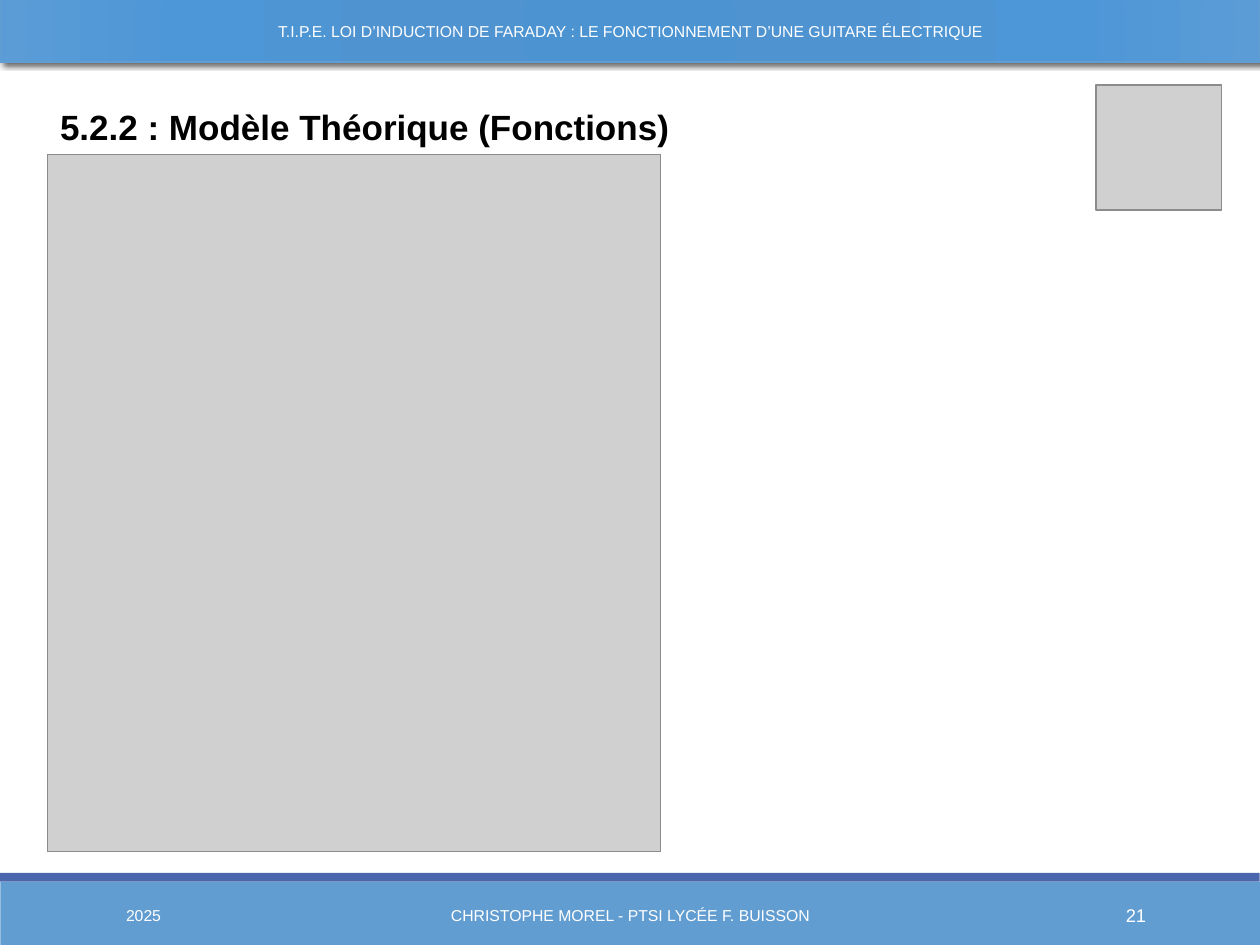
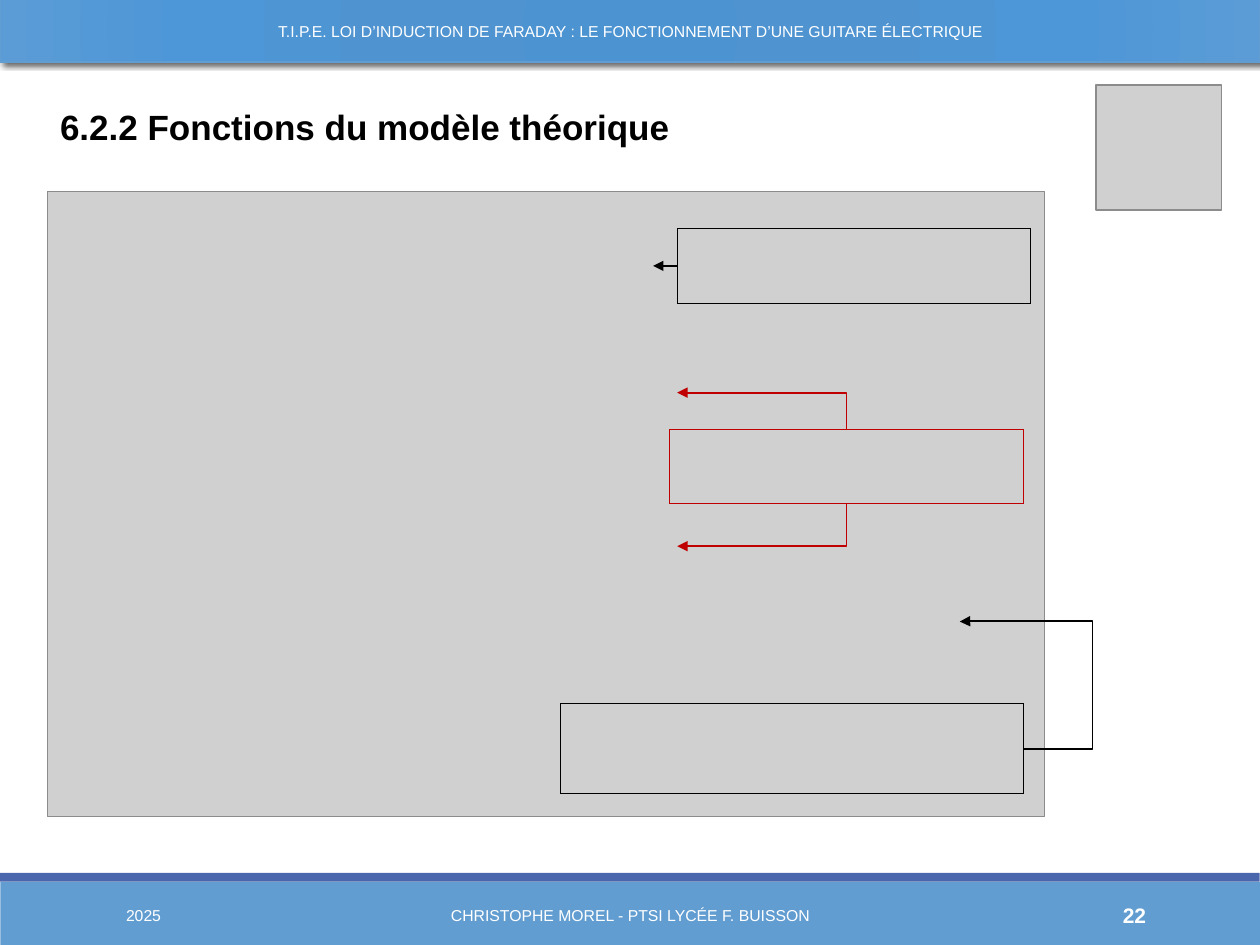
Before and after one commit to Chrismorel7/TIPE---Micro_guitare_elec, a slide deck: slide 22 of Views/Novembre.pptx (slide 21 before the commit). Drawn at 1260x945 pixels with LibreOffice and Linux fonts; fonts in the diff are those of the drawing; grey boxes stand for pictures. Boxes give left, top, right and bottom in pixels: in the first picture for what was removed or moved away, otherwise in the second. Text is boxed around its words. In the diff, an @@ line names an element or a change of style, - is before the commit and + after.

```diff
--- a/Views/Novembre.pptx
+++ b/Views/Novembre.pptx
@@ text at (60, 114, 669, 147): text changed @@
-5.2.2 : Modèle Théorique (Fonctions)
+6.2.2 Fonctions du modèle théorique
@@ picture: place and size @@
-picture at (48, 155, 662, 852)
+picture at (48, 192, 1045, 816)
@@ picture added at (678, 229, 1032, 304) @@
@@ arrow added from (678, 266) to (653, 266), #000000 1 pt @@
@@ elbow arrow added from (847, 430) to (678, 393), #C00000 1 pt @@
@@ picture added at (669, 430, 1023, 504) @@
@@ elbow arrow added from (847, 504) to (678, 547), #C00000 1 pt @@
@@ elbow arrow added from (1023, 748) to (960, 621), #000000 1 pt @@
@@ picture added at (561, 703, 1023, 794) @@
@@ page number at (1123, 908, 1146, 923): text changed; size 10.5 to 12 pt; bold on @@
-21
+22
```
Also in this commit, not shown: 18 other slides changed, 2 slides added, 1 slide removed, 16 other files.
